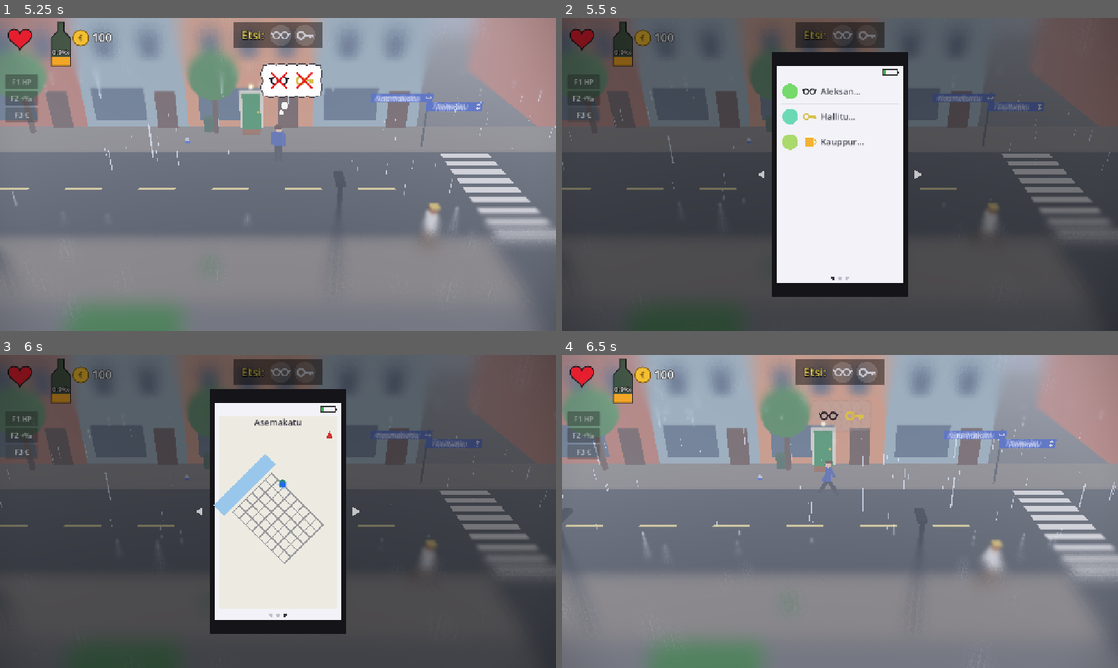
Above: before the commit, frames 1-4 (two rows, left to right).
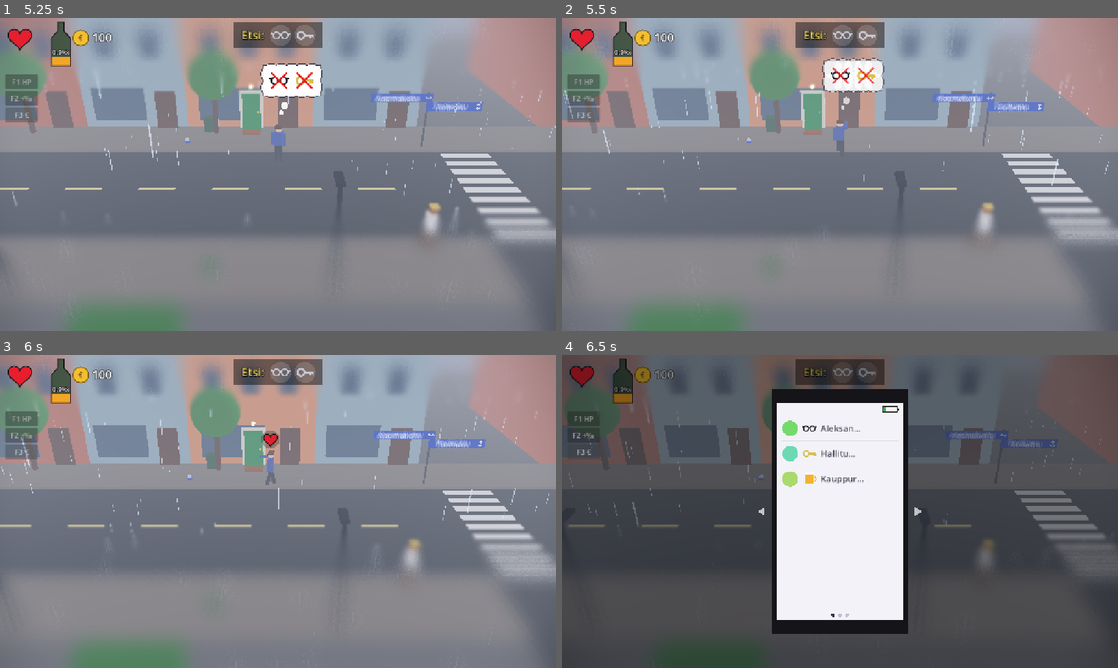
Above: after the commit, the same moments.

Repository: Ecculi/GoodMorningMoonshine
Game: Godot game, scene res://scenes/main.tscn
Same seed, same stepped clock (60 frames per second), same inputs: the game is played once before the commit and once after it.
Inputs:
- Up to frame 1 (5.25 s): click "F1 HP" at 0.5 s; click "F2 +‰" at 1.25 s; click "F3 €" at 2 s; tap Enter at 2.75 s; hold Right (move_right) 2.78-3.53 s; hold Space (action) 2.78-3.53 s; tap P (phone) at 3.05, 3.6, 4.55, 5.1 s; hold Down (move_down) 3.53-4.28 s; tap Space (action) at 3.8 s; hold Right (move_right) 4.28-5.03 s; hold Space (action) 4.28-5.03 s; hold Up (move_up) from 5.03 s (still down)
- Up to frame 2 (5.5 s): keep holding Up (move_up); tap Space (action) at 5.3 s
- Up to frame 3 (6 s): release Up (move_up) at 5.78 s; hold Left (move_left) from 5.78 s (still down); tap Z at 5.85 s
- Up to frame 4 (6.5 s): keep holding Left (move_left); tap P (phone) at 6.05 s

Frame 1 is identical in both runs. In frame 2, 99% of the frame differs, in the area x 0-100%, y 0-100%; in frame 3, 100%; in frame 4, 100%.

Commit message:
Phone has its own button; up/down + action combos removed
On screen: a small phone button above the action button. Keyboard P/Tab,
gamepad Y. The same button opens and closes the phone.

Co-Authored-By: Claude Opus 5.5 <noreply@anthropic.com>
Claude-Session: https://claude.ai/code/session_014p1PebUFuQA4D9T8dUNWSx

Diff:
--- a/scripts/main.gd
+++ b/scripts/main.gd
@@ -456,10 +456,8 @@
 			elif Input.is_action_just_pressed("move_right"):
 				phone_page = (phone_page + 1) % 3
 			GameState.battery = maxf(0.0, GameState.battery - PHONE_DRAIN[phone_page] * delta)
-			# Close: down + action in either order, or the phone key again.
-			var close := (Input.is_action_just_pressed("action") and Input.is_action_pressed("move_down")) \
-				or (Input.is_action_just_pressed("move_down") and Input.is_action_pressed("action")) \
-				or Input.is_action_just_pressed("phone")
+			# Close with the phone button again.
+			var close := Input.is_action_just_pressed("phone")
 			if close:
 				_close_modal()
 			elif GameState.battery <= 0.0:
--- a/scripts/player.gd
+++ b/scripts/player.gd
@@ -578,24 +578,15 @@
 		if not Input.is_action_pressed("action"):
 			_block_action = false
 		return
-	# Phone: up + action in either order, or the phone key (P / Tab).
+	# Phone: its own button (P / Tab, gamepad Y, phone button on screen).
 	if Input.is_action_just_pressed("phone"):
 		main.open_phone()
 		_press_time = -1.0
 		return
 	if Input.is_action_just_pressed("action"):
-		if Input.is_action_pressed("move_up"):
-			main.open_phone()
-			_press_time = -1.0
-			return
 		_press_time = 0.0
 		aim = Vector2(facing, 0)
 	if _press_time < 0.0:
-		return
-	if _press_time < LONG_PRESS and Input.is_action_just_pressed("move_up"):
-		main.open_phone()
-		_press_time = -1.0
-		_block_action = true
 		return
 	_press_time += delta
 	if Input.is_action_pressed("action"):
--- a/scripts/touch_controls.gd
+++ b/scripts/touch_controls.gd
@@ -5,6 +5,7 @@
 
 const DPAD_RADIUS := 46
 const ACTION_RADIUS := 72
+const PHONE_RADIUS := 36
 
 var _buttons := {}
 
@@ -16,6 +17,7 @@
 	_add("move_up", DPAD_RADIUS, Vector2.UP)
 	_add("move_down", DPAD_RADIUS, Vector2.DOWN)
 	_add("action", ACTION_RADIUS, Vector2.ZERO)
+	_add("phone", PHONE_RADIUS, Vector2.ZERO, true)
 	get_viewport().size_changed.connect(_layout)
 	_layout()
 
@@ -28,18 +30,19 @@
 	_place("move_up", c + Vector2(0, -100))
 	_place("move_down", c + Vector2(0, 100))
 	_place("action", Vector2(s.x - 170, s.y - 170))
+	_place("phone", Vector2(s.x - 110, s.y - 320))
 
 
-func _add(action: String, radius: int, arrow: Vector2) -> void:
+func _add(action: String, radius: int, arrow: Vector2, phone_icon := false) -> void:
 	var b := TouchScreenButton.new()
-	b.texture_normal = _circle_texture(radius, Color(0.1, 0.1, 0.12, 0.35), arrow)
-	b.texture_pressed = _circle_texture(radius, Color(1, 1, 1, 0.35), arrow)
+	b.texture_normal = _circle_texture(radius, Color(0.1, 0.1, 0.12, 0.35), arrow, phone_icon)
+	b.texture_pressed = _circle_texture(radius, Color(1, 1, 1, 0.35), arrow, phone_icon)
 	var shape := CircleShape2D.new()
 	shape.radius = radius
 	b.shape = shape
 	b.shape_centered = true
 	b.action = action
-	b.passby_press = action != "action"
+	b.passby_press = action.begins_with("move_")
 	b.visibility_mode = TouchScreenButton.VISIBILITY_TOUCHSCREEN_ONLY
 	add_child(b)
 	_buttons[action] = b
@@ -50,7 +53,7 @@
 	b.position = center - b.texture_normal.get_size() * 0.5
 
 
-func _circle_texture(radius: int, col: Color, arrow: Vector2) -> ImageTexture:
+func _circle_texture(radius: int, col: Color, arrow: Vector2, phone_icon := false) -> ImageTexture:
 	var size := radius * 2
 	var img := Image.create_empty(size, size, false, Image.FORMAT_RGBA8)
 	var c := Vector2(radius, radius)
@@ -71,5 +74,12 @@
 				px = Color(1, 1, 1, 0.6)
 			elif tri.size() == 3 and Geometry2D.is_point_in_polygon(pt, tri):
 				px = Color(1, 1, 1, 0.8)
+			elif phone_icon:
+				# A little phone: rounded rectangle outline with a screen.
+				var q := pt - c
+				var body := absf(q.x) < radius * 0.32 and absf(q.y) < radius * 0.55
+				var screen := absf(q.x) < radius * 0.22 and q.y > -radius * 0.42 and q.y < radius * 0.32
+				if body and not screen:
+					px = Color(1, 1, 1, 0.85)
 			img.set_pixel(x, y, px)
 	return ImageTexture.create_from_image(img)
Not shown, changed: DESIGN.md
